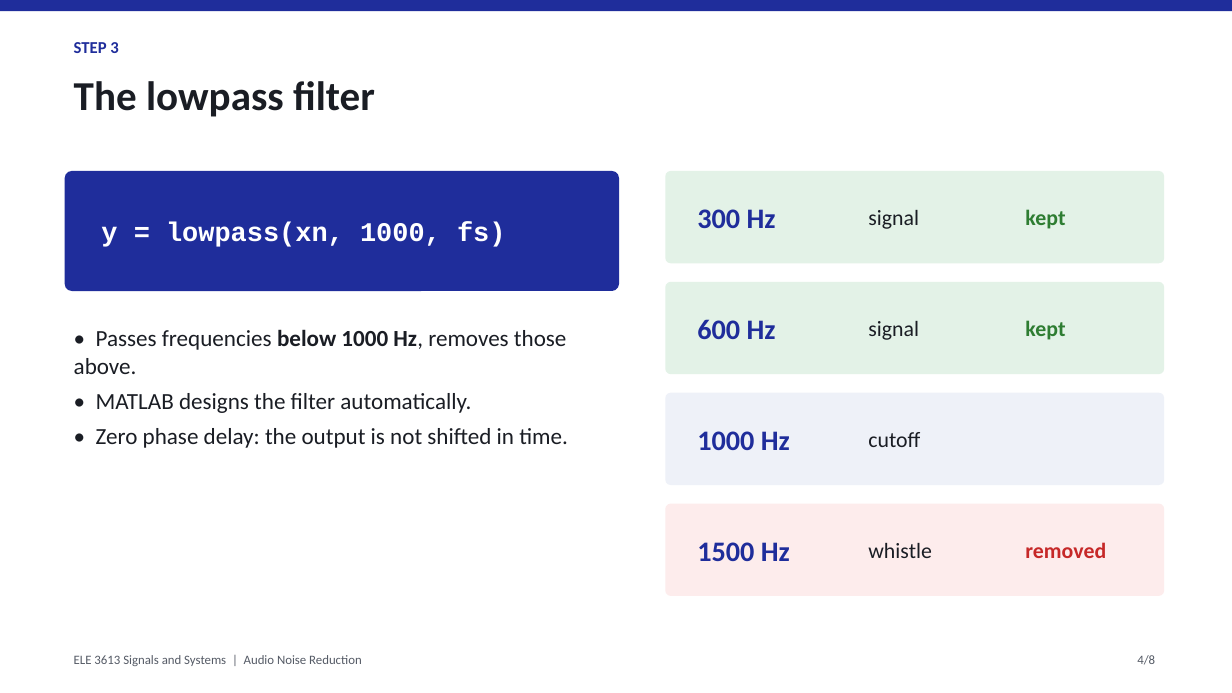
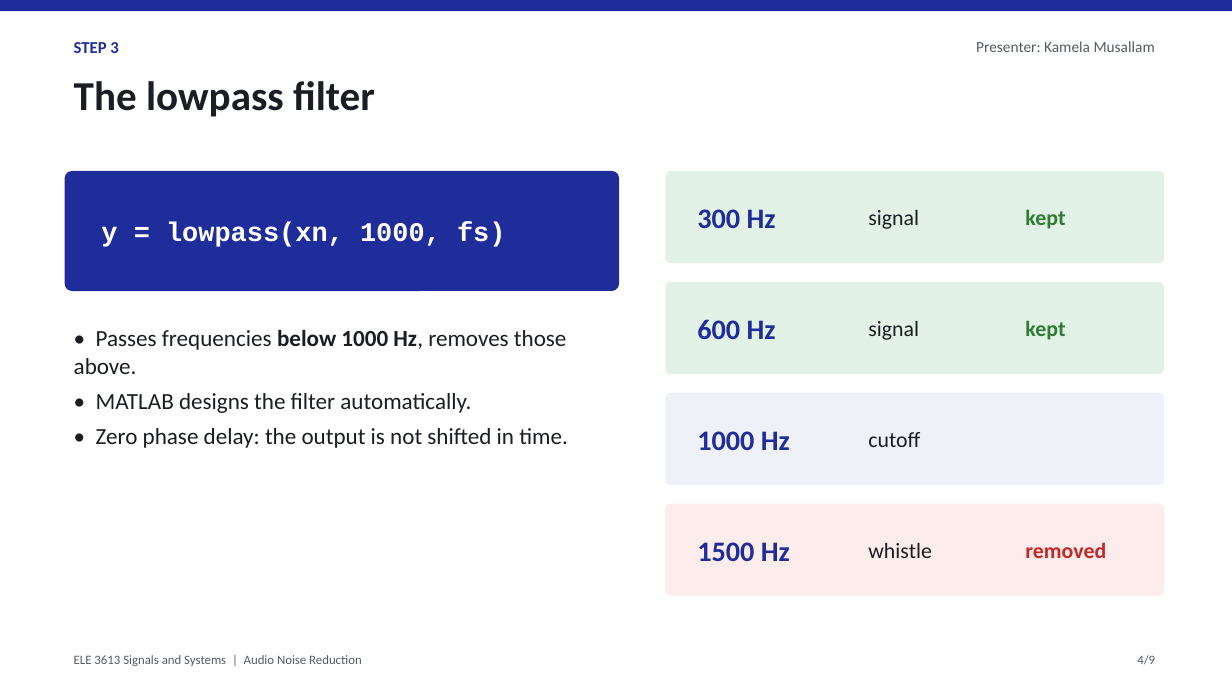
Before and after one commit to sshammaalman-art/Signal-project, a slide deck: slide 4 of AudioNoiseReduction_Presentation.pptx. Drawn at 1232x693 pixels with LibreOffice and Linux fonts; fonts in the diff are those of the drawing. Boxes give left, top, right and bottom in pixels: in the first picture for what was removed or moved away, otherwise in the second. Text is boxed around its words. In the diff, an @@ line names an element or a change of style, - is before the commit and + after.

```diff
--- a/AudioNoiseReduction_Presentation.pptx
+++ b/AudioNoiseReduction_Presentation.pptx
@@ text added at [976, 41, 1155, 52], 12 pt, text #555B66 @@
+Presenter: Kamela Musallam
@@ text at [1137, 655, 1155, 665]: text changed @@
-4/8
+4/9
```
Also in this commit, not shown: 6 other slides changed, 1 slide added, 3 other files.
